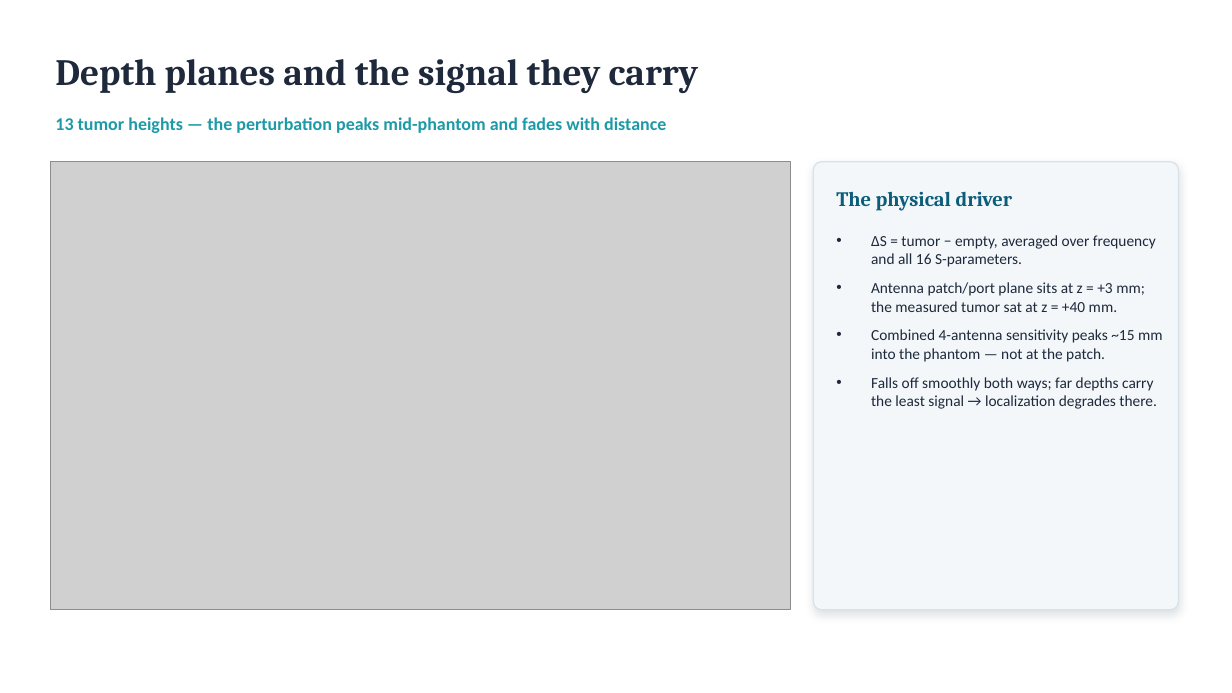
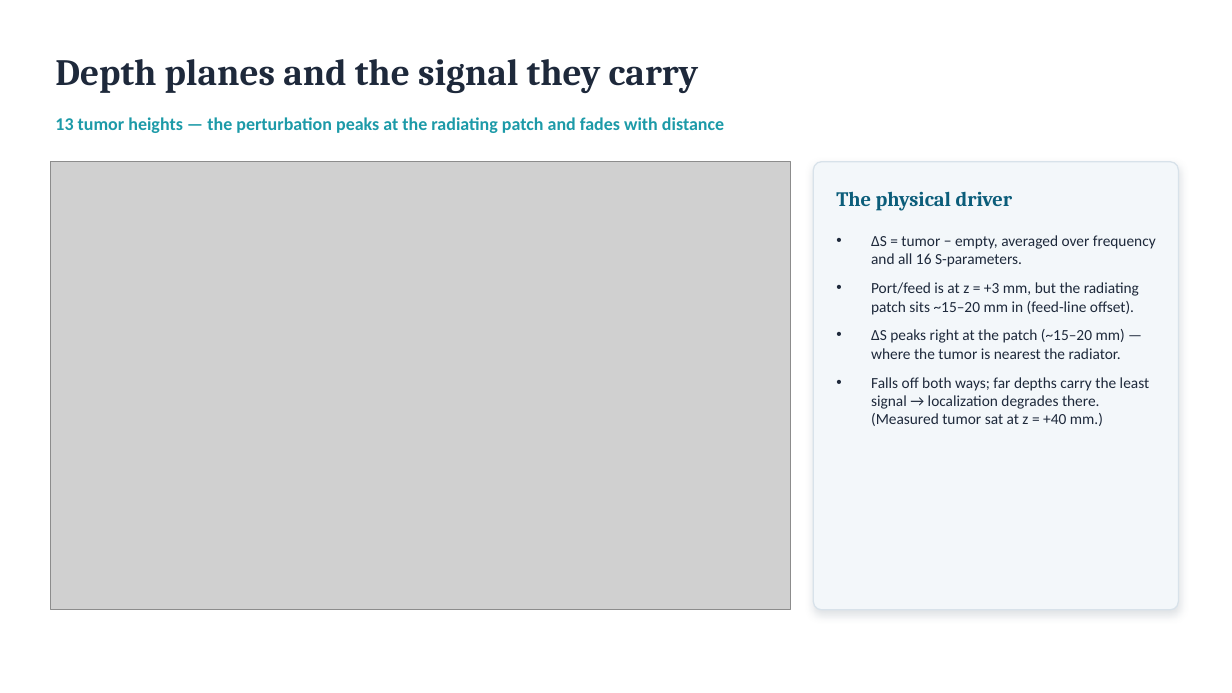
Before and after one commit to pmart1534/microwave-phantom-localization-cnn-mlp, a slide deck: slide 3 of regression_deck/Deck2_Simulated_Regression.pptx. Drawn at 1232x693 pixels with LibreOffice and Linux fonts; fonts in the diff are those of the drawing; grey boxes stand for pictures. Boxes give left, top, right and bottom in pixels: in the first picture for what was removed or moved away, otherwise in the second. Text is boxed around its words. In the diff, an @@ line names an element or a change of style, - is before the commit and + after.

```diff
--- a/regression_deck/Deck2_Simulated_Regression.pptx
+++ b/regression_deck/Deck2_Simulated_Regression.pptx
@@ text at (x1=55, y1=117, x2=724, y2=133): text changed @@
-13 tumor heights — the perturbation peaks mid-phantom and fades with distance
+13 tumor heights — the perturbation peaks at the radiating patch and fades with distance
@@ text at (x1=871, y1=282, x2=1150, y2=426): text changed @@
-• Antenna patch/port plane sits at z = +3 mm; the measured tumor sat at z = +40 mm.
-• Combined 4-antenna sensitivity peaks ~15 mm into the phantom — not at the patch.
-• Falls off smoothly both ways; far depths carry the least signal → localization degrades there.
+• Port/feed is at z = +3 mm, but the radiating patch sits ~15–20 mm in (feed-line offset).
+• ΔS peaks right at the patch (~15–20 mm) — where the tumor is nearest the radiator.
+• Falls off both ways; far depths carry the least signal → localization degrades there. (Measured tumor sat at z = +40 mm.)
```
Also in this commit, not shown: 4 other files.
